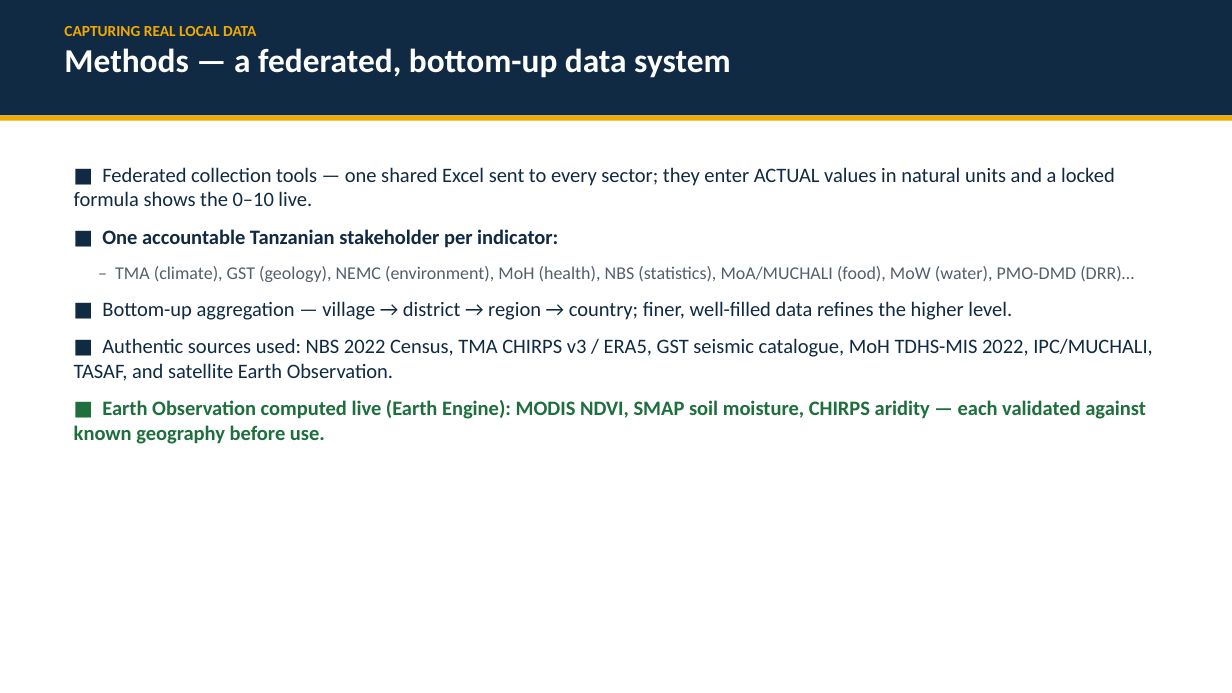
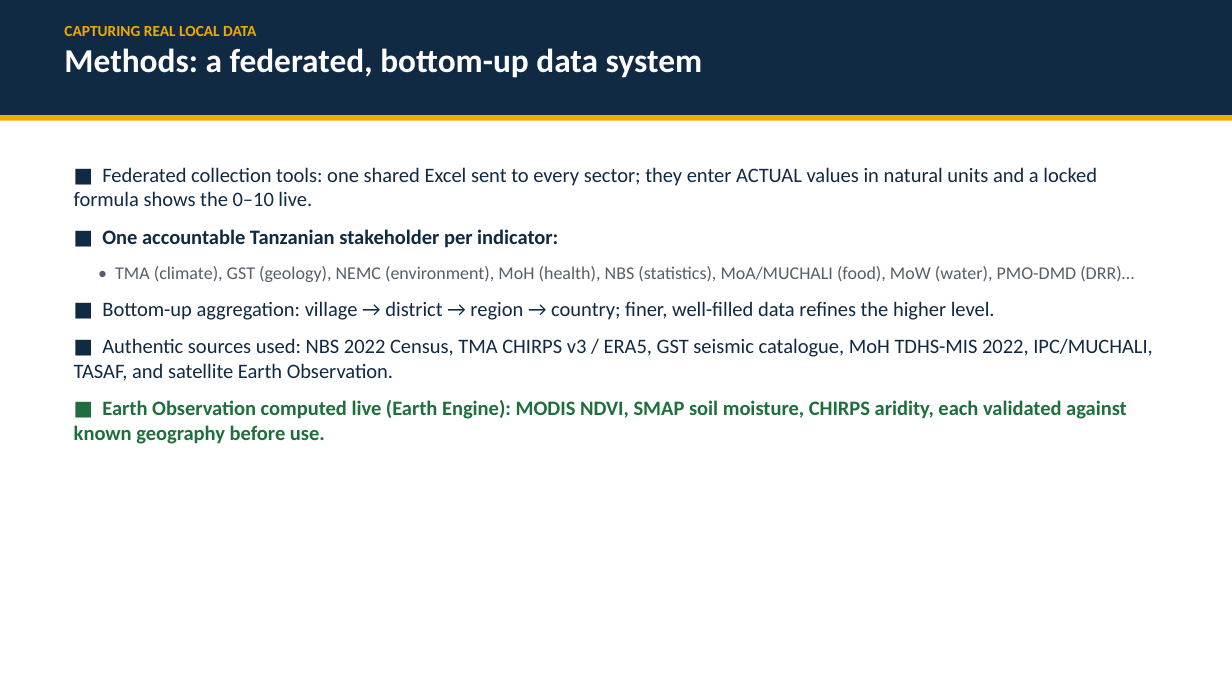
Before and after one commit to masuby/model, a slide deck: slide 9 of docs/INFORM_Tanzania_Subnational_Risk.pptx. Drawn at 1232x693 pixels with LibreOffice and Linux fonts; fonts in the diff are those of the drawing. Boxes give left, top, right and bottom in pixels: in the first picture for what was removed or moved away, otherwise in the second. Text is boxed around its words. In the diff, an @@ line names an element or a change of style, - is before the commit and + after.

```diff
--- a/docs/INFORM_Tanzania_Subnational_Risk.pptx
+++ b/docs/INFORM_Tanzania_Subnational_Risk.pptx
@@ text at (64,48,702,78): text changed @@
-Methods — a federated, bottom-up data system
+Methods: a federated, bottom-up data system
@@ text at (74,167,1097,206): text changed @@
-■ Federated collection tools — one shared Excel sent to every sector; they enter ACTUAL values in natural units and a locked formula shows the 0–10 live.
+■ Federated collection tools: one shared Excel sent to every sector; they enter ACTUAL values in natural units and a locked formula shows the 0–10 live.
@@ text at (102,266,1134,320): text changed @@
-– TMA (climate), GST (geology), NEMC (environment), MoH (health), NBS (statistics), MoA/MUCHALI (food), MoW (water), PMO-DMD (DRR)…
-■ Bottom-up aggregation — village → district → region → country; finer, well-filled data refines the higher level.
+• TMA (climate), GST (geology), NEMC (environment), MoH (health), NBS (statistics), MoA/MUCHALI (food), MoW (water), PMO-DMD (DRR)…
+■ Bottom-up aggregation: village → district → region → country; finer, well-filled data refines the higher level.
@@ text at (74,400,1127,444): text changed @@
-■ Earth Observation computed live (Earth Engine): MODIS NDVI, SMAP soil moisture, CHIRPS aridity — each validated against known geography before use.
+■ Earth Observation computed live (Earth Engine): MODIS NDVI, SMAP soil moisture, CHIRPS aridity, each validated against known geography before use.
```
Also in this commit, not shown: 11 other slides changed, 55 other files.
